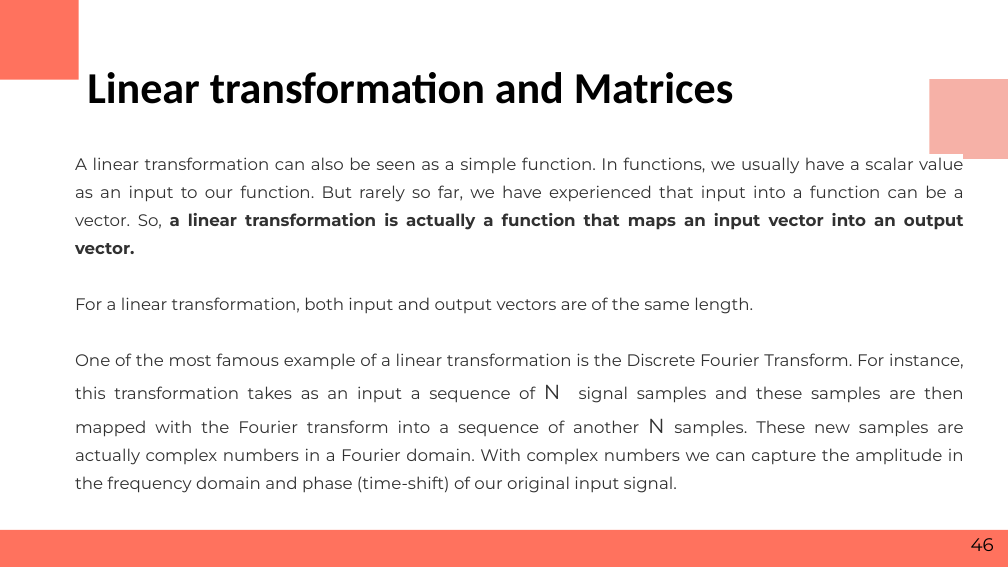
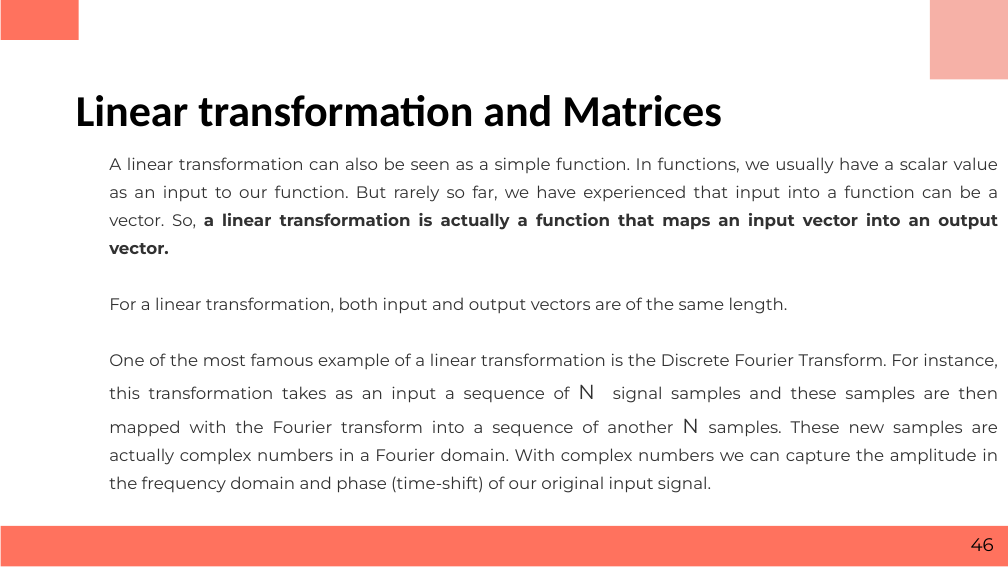
Before and after one commit to RashmivernekarN/ai_with_python_keonics, a slide deck: slide 46 of Module3/Business Statistics.pptx. Drawn at 1008x567 pixels with LibreOffice and Linux fonts; fonts in the diff are those of the drawing. Boxes give left, top, right and bottom in pixels: in the first picture for what was removed or moved away, otherwise in the second. Text is boxed around its words. In the diff, an @@ line names an element or a change of style, - is before the commit and + after.

```diff
--- a/Module3/Business Statistics.pptx
+++ b/Module3/Business Statistics.pptx
@@ rectangle: place and size @@
-rectangle at bbox=[0, 0, 79, 80]
+rectangle at bbox=[1, 0, 79, 39]
@@ rectangle: place and size @@
-rectangle at bbox=[929, 80, 1008, 159]
+rectangle at bbox=[930, 0, 1008, 79]
@@ title "Linear transformation and Matrices": place and size @@
-title "Linear transformation and Matrices" at bbox=[87, 72, 734, 104]
+title "Linear transformation and Matrices" at bbox=[76, 95, 722, 127]
@@ text "A linear transformation can also ...": place and size @@
-text "A linear transformation can also ..." at bbox=[75, 157, 964, 493]
+text "A linear transformation can also ..." at bbox=[109, 157, 998, 493]
@@ rectangle: place and size @@
-rectangle at bbox=[0, 530, 1008, 567]
+rectangle at bbox=[1, 526, 1008, 566]
```
Also in this commit, not shown: 105 other slides changed, 1 slide added.
